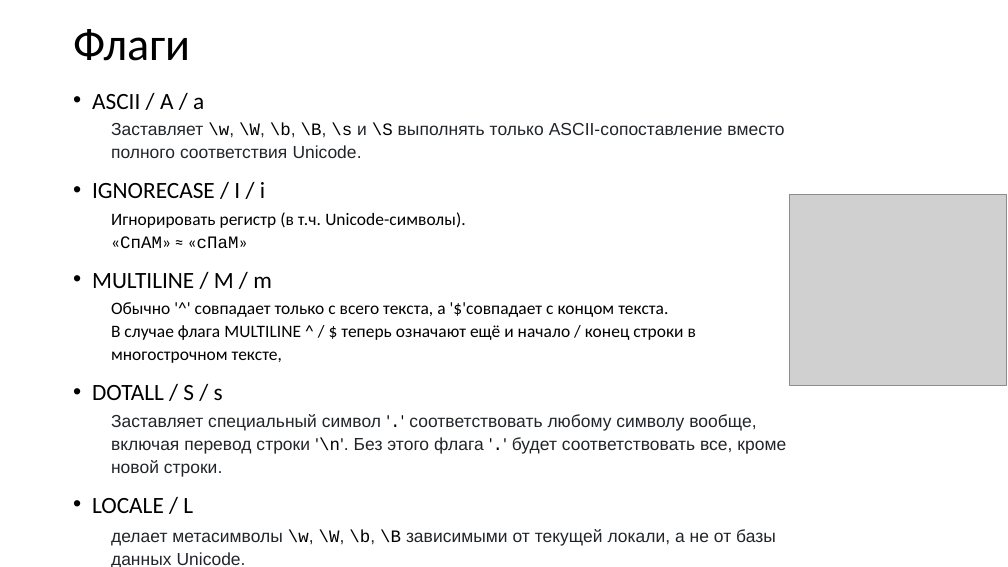
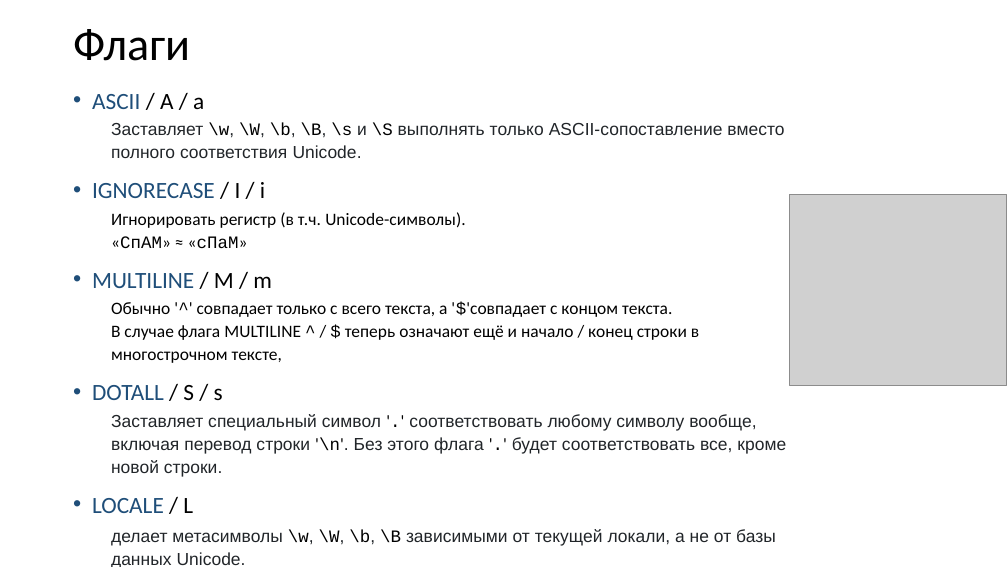
Before and after one commit to xtrueman/prog_instruments, a slide deck: slide 19 of presentations/RegularExpressions.pptx. Drawn at 1008x567 pixels with LibreOffice and Linux fonts; fonts in the diff are those of the drawing; grey boxes stand for pictures. Boxes give left, top, right and bottom in pixels: in the first picture for what was removed or moved away, otherwise in the second. Text is boxed around its words. In the diff, an @@ line names an element or a change of style, - is before the commit and + after.

```diff
--- a/presentations/RegularExpressions.pptx
+++ b/presentations/RegularExpressions.pptx
@@ text at [92,94,699,513]: text colour #000000 to #1F4E79 in "ASCII", "IGNORECASE", "MULTILINE", "DOTALL" and 1 more places; font Calibri to Courier New in "'^' '$'совпадает ^ $" @@
```
Also in this commit, not shown: 9 other slides changed, 1 slide added, 2 other files.
